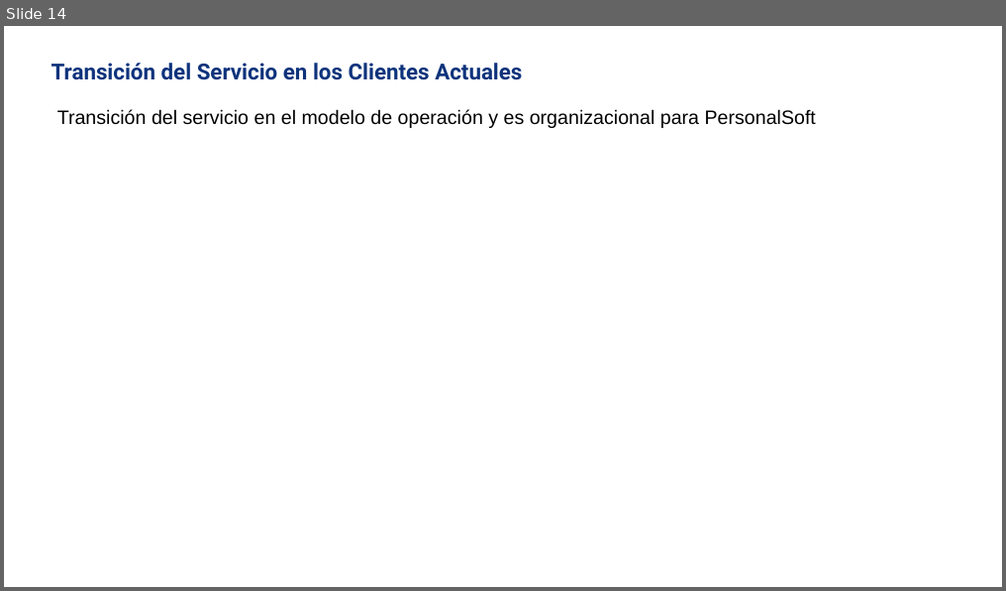
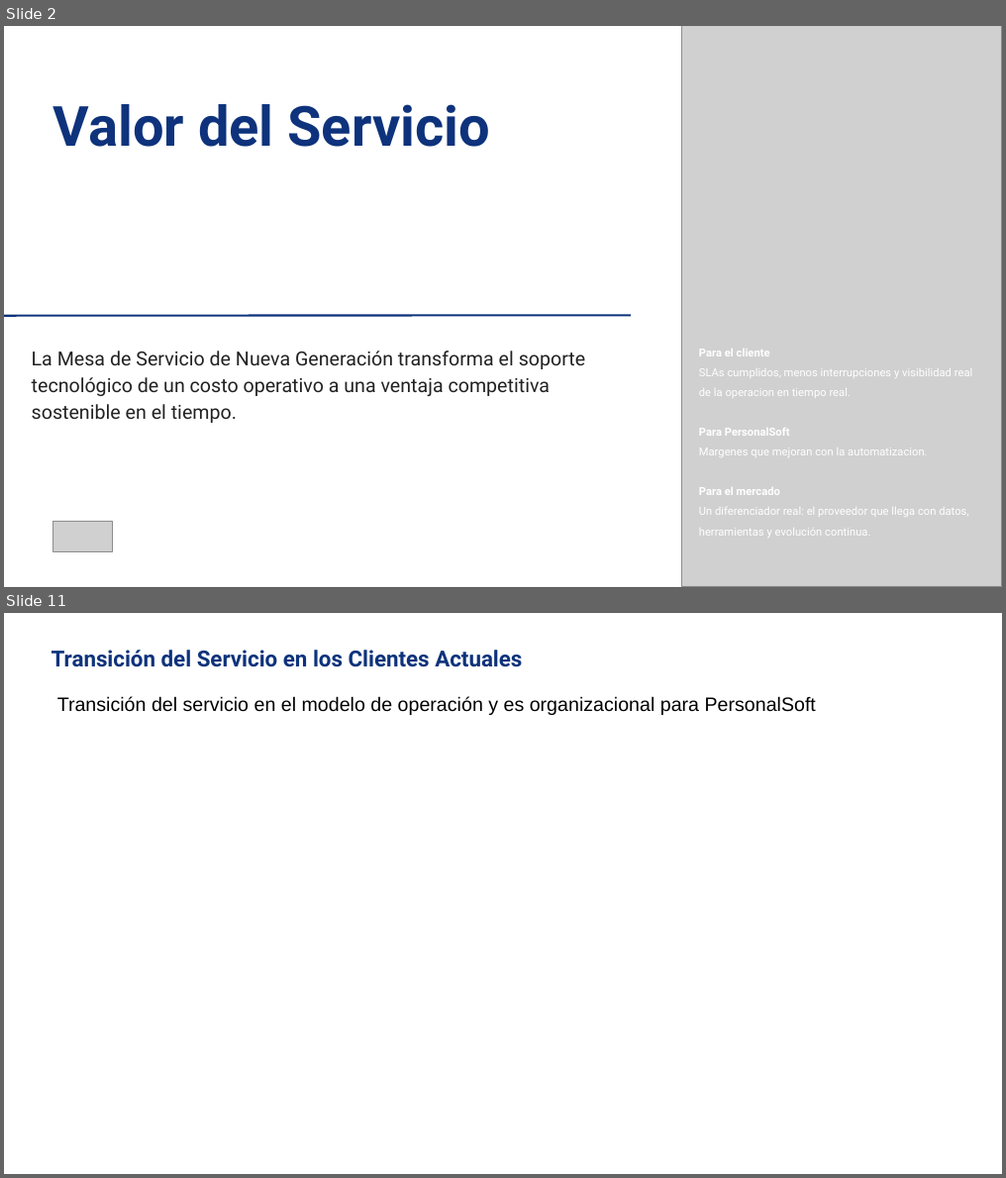
Before and after one commit to nataliazarthapersonalsoft/mesadeservicio-modernizacionaplicaciones, a slide deck: 04-planning/roadmaps/Mesa de Servicio Roadmap Julio.pptx. Shown one above the other, each under a label of ours: slide 14 before the commit, slides 2 and 11 after it; the slides between them are not shown. The pictures are 1006x591 and 1006x1178 pixels, drawn with LibreOffice and Linux fonts; fonts in the diff are those of the drawing; grey boxes stand for pictures; background and template pictures are left out. Boxes give left, top, right and bottom in pixels: in the first picture for what was removed or moved away, otherwise in the second. Text is boxed around its words. In the diff, an @@ line names an element or a change of style, - is before the commit and + after.

```diff
--- a/04-planning/roadmaps/Mesa de Servicio Roadmap Julio.pptx
+++ b/04-planning/roadmaps/Mesa de Servicio Roadmap Julio.pptx
@@ slide 2 added at [4,26,1002,587], background #FFFFFF @@
@@ picture added at [681,26,1002,586] @@
@@ title added at [54,104,490,147], 40 pt, text #0E337C, bold @@
+Valor del Servicio
@@ line added from (4, 315) to (631, 315), #0E337C 1.5 pt @@
@@ text added at [32,351,585,423], 14 pt, text #222222 @@
+La Mesa de Servicio de Nueva Generación transforma el soporte tecnológico de un costo operativo a una ventaja competitiva sostenible en el tiempo.
@@ text added at [699,349,972,536], 8 pt, text #FFFFFF @@
+Para el cliente
+SLAs cumplidos, menos interrupciones y visibilidad real de la operacion en tiempo real.
+Para PersonalSoft
+Margenes que mejoran con la automatizacion.
+Para el mercado
+Un diferenciador real: el proveedor que llega con datos, herramientas y evolución continua.
@@ picture added at [53,522,112,553] @@
@@ what was slide 14 is now slide 11 @@
```
Also in this commit, not shown: 4 slides changed, 3 other slides added, 7 slides removed.
